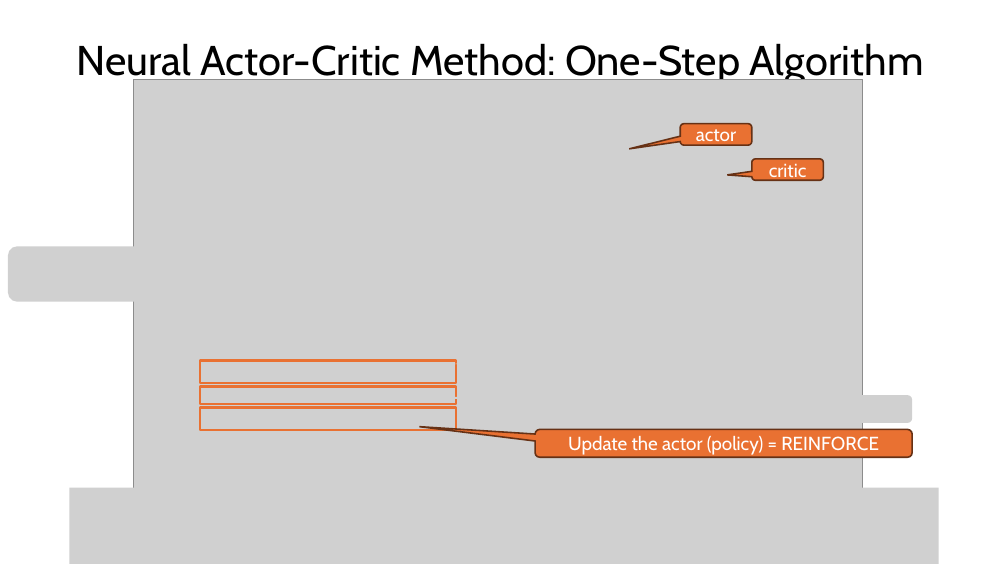
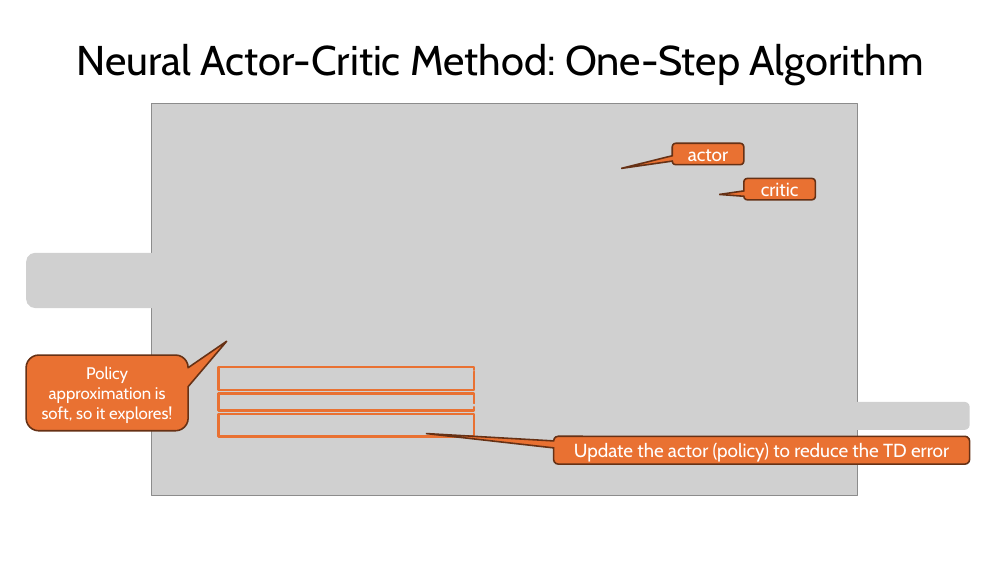
Before and after one commit to mhahsler/Introduction_to_Reinforcement_Learning, a slide deck: slide 24 of slides/Lecture_DRL.pptx. Drawn at 1008x567 pixels with LibreOffice and Linux fonts; fonts in the diff are those of the drawing; grey boxes stand for pictures. Boxes give left, top, right and bottom in pixels: in the first picture for what was removed or moved away, otherwise in the second. Text is boxed around its words. In the diff, an @@ line names an element or a change of style, - is before the commit and + after.

```diff
--- a/slides/Lecture_DRL.pptx
+++ b/slides/Lecture_DRL.pptx
@@ picture resized from (x1=133, y1=79, x2=863, y2=492) to (x1=152, y1=104, x2=858, y2=495) @@
@@ rounded speech box "actor" moved from (x1=681, y1=124, x2=752, y2=145) to (x1=672, y1=144, x2=744, y2=165) @@
@@ rounded speech box "critic" moved from (x1=752, y1=159, x2=823, y2=180) to (x1=744, y1=178, x2=816, y2=200) @@
@@ 3 rectangles, 1 picture moved together from (x1=8, y1=247, x2=456, y2=430) to (x1=26, y1=253, x2=474, y2=437) @@
@@ rounded speech box added at (x1=26, y1=355, x2=188, y2=431), fill #E97132, outline #663216 1.5 pt, 16 pt, text #FFFFFF @@
+Policy approximation is soft, so it explores!
@@ picture resized from (x1=535, y1=395, x2=913, y2=423) to (x1=554, y1=402, x2=969, y2=430) @@
@@ rounded speech box "Update the actor (policy) to ..." resized from (x1=535, y1=430, x2=913, y2=457) to (x1=554, y1=436, x2=969, y2=464) @@
@@ text in rounded speech box at (x1=574, y1=443, x2=949, y2=462): text changed @@
-Update the actor (policy) = REINFORCE
+Update the actor (policy) to reduce the TD error
@@ picture removed at (x1=70, y1=488, x2=939, y2=564) @@
```
Also in this commit, not shown: 8 other slides changed, 1 slide added, 1 slide removed, 1 other file.
